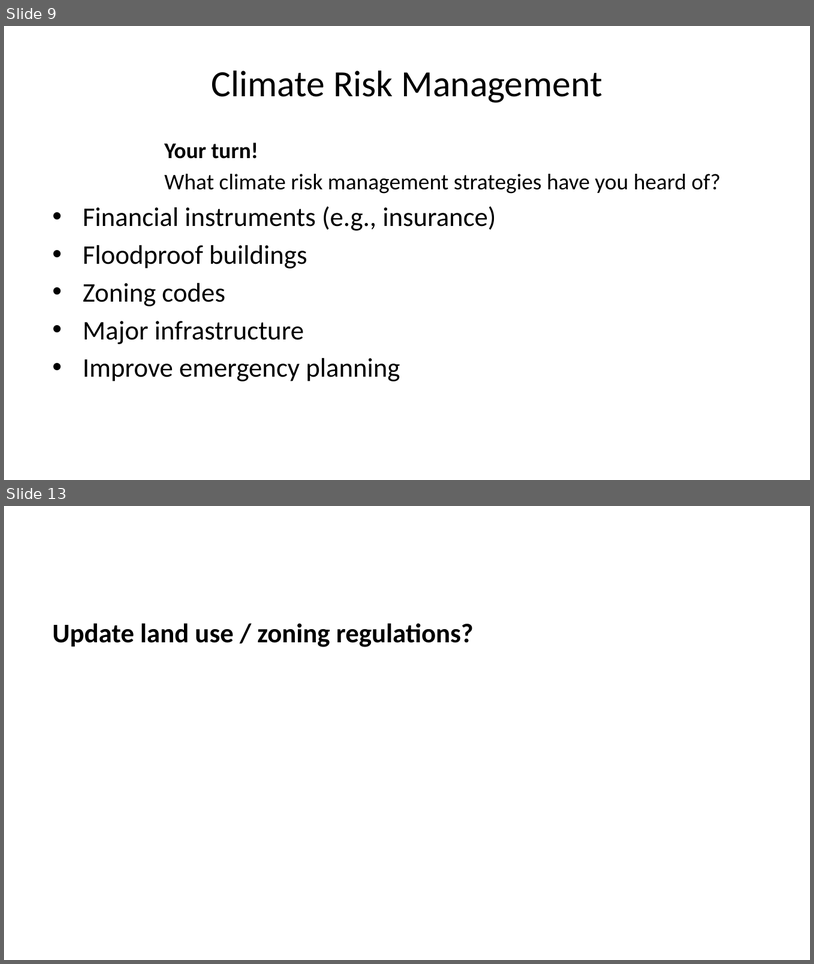
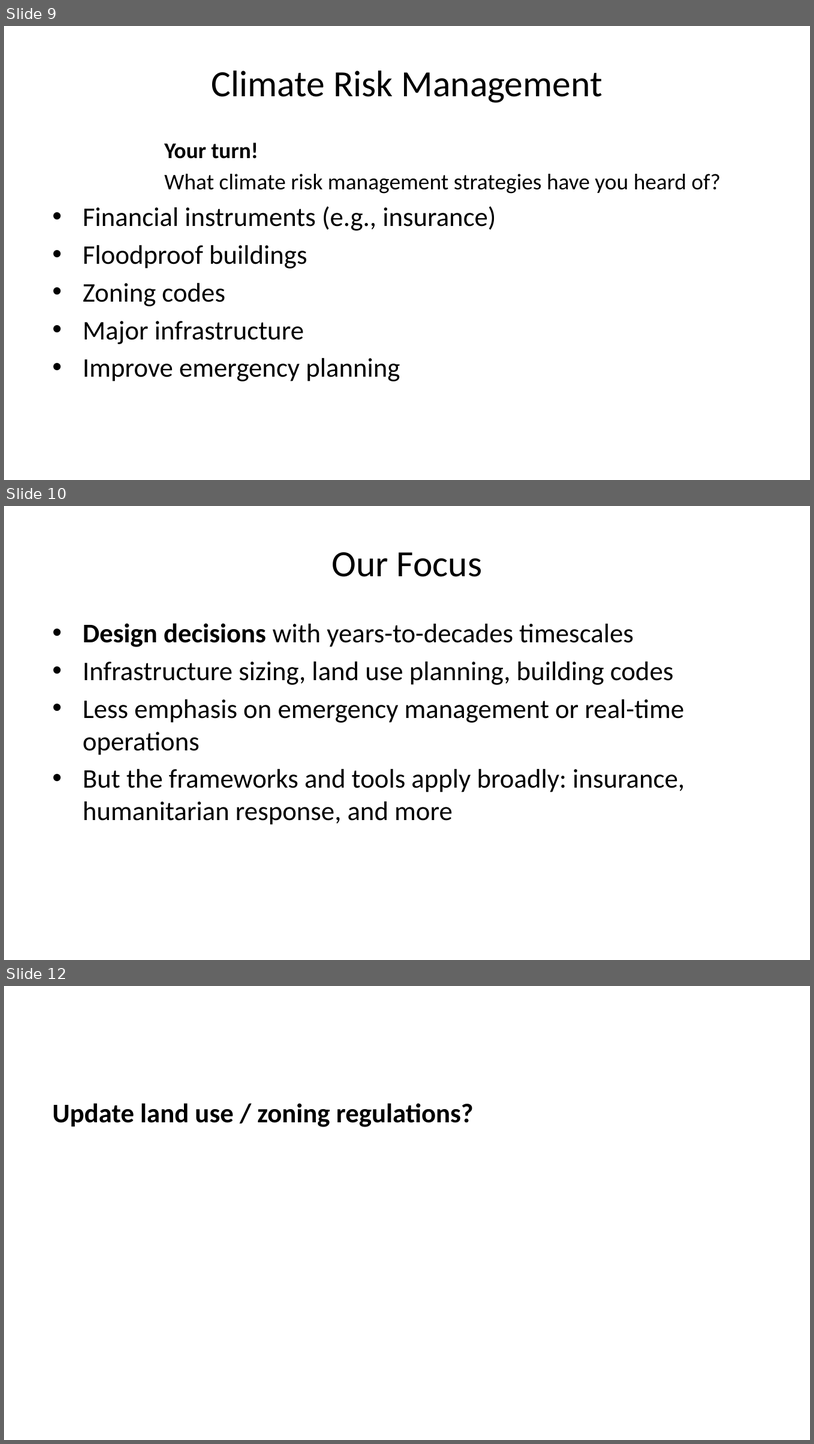
Before and after one commit to CEVE-421-521/ceve-421-521.github.io, a slide deck: lectures/week-01/index.pptx. Shown one above the other, each under a label of ours: slides 9 and 13 before the commit, slides 9, 10 and 12 after it; the slides between them are not shown. The pictures are 814x964 and 814x1444 pixels, drawn with LibreOffice and Linux fonts; fonts in the diff are those of the drawing. Boxes give left, top, right and bottom in pixels: in the first picture for what was removed or moved away, otherwise in the second. Text is boxed around its words. In the diff, an @@ line names an element or a change of style, - is before the commit and + after.

```diff
--- a/lectures/week-01/index.pptx
+++ b/lectures/week-01/index.pptx
@@ slide 10 added at (x1=4, y1=506, x2=810, y2=960), background #FFFFFF @@
@@ title added at (x1=332, y1=552, x2=482, y2=577), 33 pt, text #000000 @@
+Our Focus
@@ text added at (x1=83, y1=623, x2=685, y2=825), 24 pt, text #000000 @@
+• Design decisions with years-to-decades timescales
+• Infrastructure sizing, land use planning, building codes
+• Less emphasis on emergency management or real-time operations
+• But the frameworks and tools apply broadly: insurance, humanitarian response, and more
@@ what was slide 13 is now slide 12 @@
```
Also in this commit, not shown: 8 slides changed, 4 other slides added, 6 slides removed, 54 other files.
